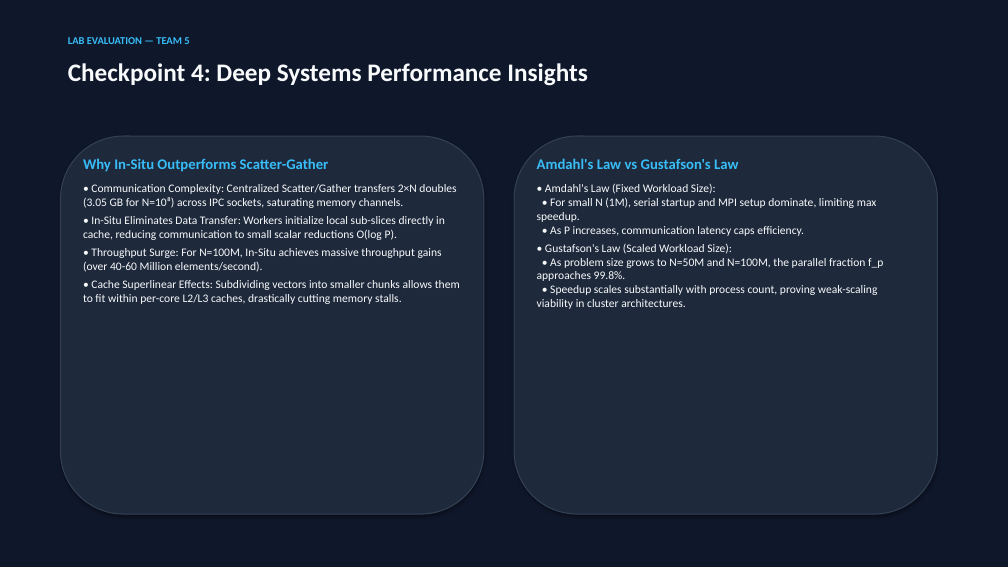
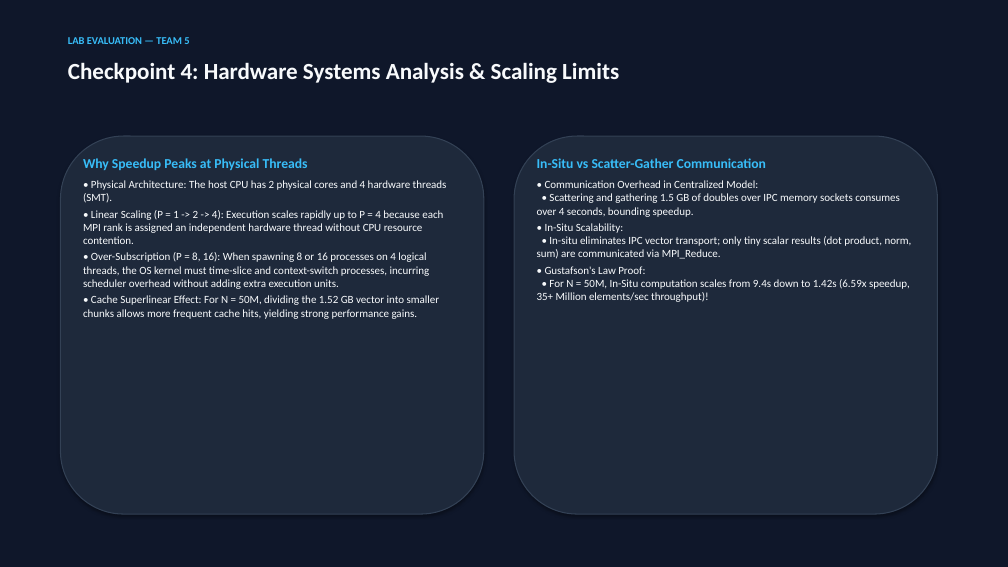
Before and after one commit to akaraj187/distributed-vector-processing-parallel-computing, a slide deck: slide 9 of presentation/Distributed_Vector_Processing_Lab_Evaluation.pptx (slide 8 before the commit). Drawn at 1008x567 pixels with LibreOffice and Linux fonts; fonts in the diff are those of the drawing. Boxes give left, top, right and bottom in pixels: in the first picture for what was removed or moved away, otherwise in the second. Text is boxed around its words. In the diff, an @@ line names an element or a change of style, - is before the commit and + after.

Commit message:
docs: add verified terminal output screenshots and align machine specs with actual Intel i5-5300U dual-core quad-thread hardware

```diff
--- a/presentation/Distributed_Vector_Processing_Lab_Evaluation.pptx
+++ b/presentation/Distributed_Vector_Processing_Lab_Evaluation.pptx
@@ text at (x1=68, y1=62, x2=619, y2=83): text changed; size 24 to 22 pt @@
-Checkpoint 4: Deep Systems Performance Insights
+Checkpoint 4: Hardware Systems Analysis & Scaling Limits
@@ text at (x1=83, y1=158, x2=447, y2=319): text changed; size 11 to 10.5 pt @@
-Why In-Situ Outperforms Scatter-Gather
-• Communication Complexity: Centralized Scatter/Gather transfers 2×N doubles (3.05 GB for N=10⁸) across IPC sockets, saturating memory channels.
-• In-Situ Eliminates Data Transfer: Workers initialize local sub-slices directly in cache, reducing communication to small scalar reductions O(log P).
-• Throughput Surge: For N=100M, In-Situ achieves massive throughput gains (over 40-60 Million elements/second).
-• Cache Superlinear Effects: Subdividing vectors into smaller chunks allows them to fit within per-core L2/L3 caches, drastically cutting memory stalls.
+Why Speedup Peaks at Physical Threads
+• Physical Architecture: The host CPU has 2 physical cores and 4 hardware threads (SMT).
+• Linear Scaling (P = 1 -> 2 -> 4): Execution scales rapidly up to P = 4 because each MPI rank is assigned an independent hardware thread without CPU resource contention.
+• Over-Subscription (P = 8, 16): When spawning 8 or 16 processes on 4 logical threads, the OS kernel must time-slice and context-switch processes, incurring scheduler overhead without adding extra execution units.
+• Cache Superlinear Effect: For N = 50M, dividing the 1.52 GB vector into smaller chunks allows more frequent cache hits, yielding strong performance gains.
@@ text at (x1=537, y1=158, x2=912, y2=302): text changed; size 11 to 10.5 pt @@
-Amdahl's Law vs Gustafson's Law
-• Amdahl's Law (Fixed Workload Size):
-• For small N (1M), serial startup and MPI setup dominate, limiting max speedup.
-• As P increases, communication latency caps efficiency.
-• Gustafson's Law (Scaled Workload Size):
-• As problem size grows to N=50M and N=100M, the parallel fraction f_p approaches 99.8%.
-• Speedup scales substantially with process count, proving weak-scaling viability in cluster architectures.
+In-Situ vs Scatter-Gather Communication
+• Communication Overhead in Centralized Model:
+• Scattering and gathering 1.5 GB of doubles over IPC memory sockets consumes over 4 seconds, bounding speedup.
+• In-Situ Scalability:
+• In-situ eliminates IPC vector transport; only tiny scalar results (dot product, norm, sum) are communicated via MPI_Reduce.
+• Gustafson's Law Proof:
+• For N = 50M, In-Situ computation scales from 9.4s down to 1.42s (6.59x speedup, 35+ Million elements/sec throughput)!
```
Also in this commit, not shown: 9 other slides changed, 1 slide added, 9 other files.
